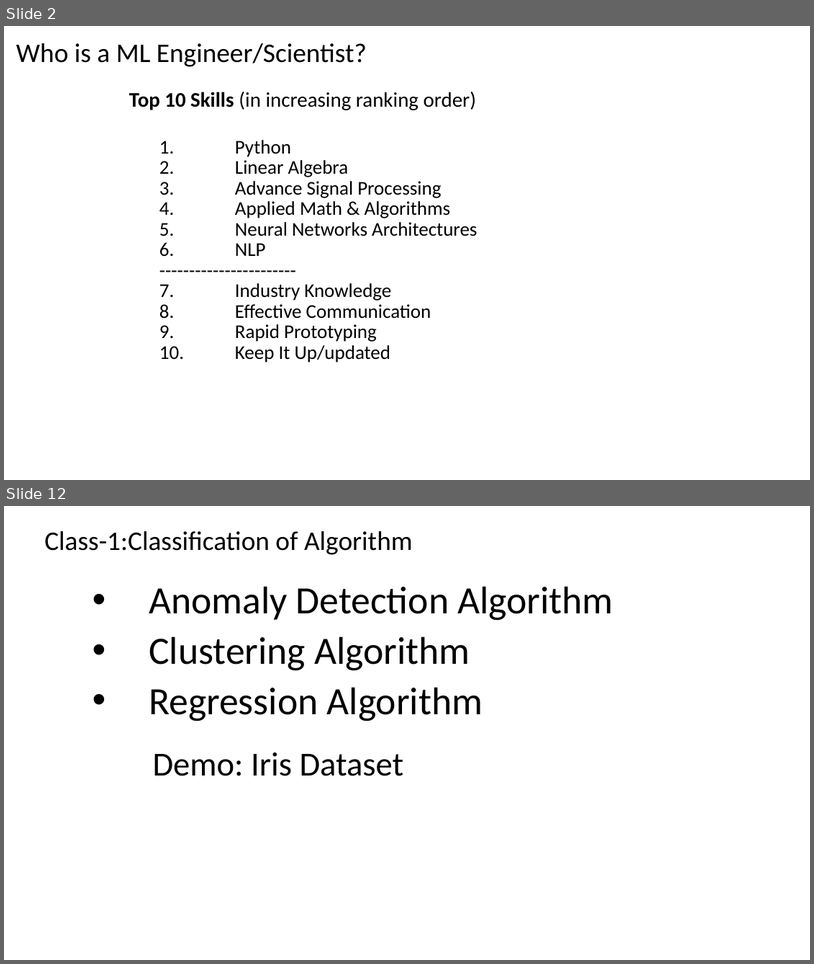
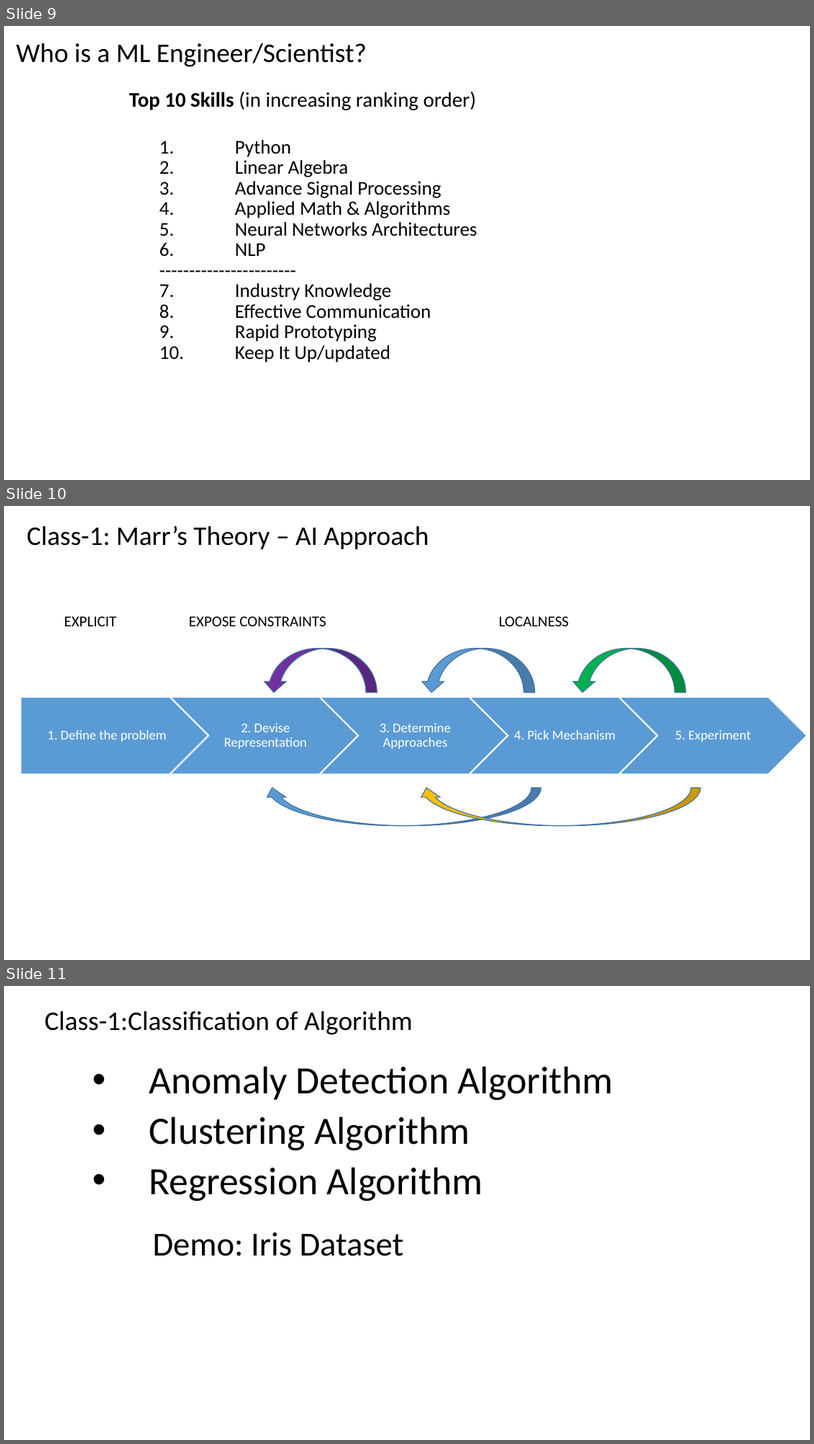
Before and after one commit to renshan2/accesspy, a slide deck: AI-ML-DL/Machine Learning.pptx. Shown one above the other, each under a label of ours: slides 2 and 12 before the commit, slides 9, 10 and 11 after it; the slides between them are not shown. The pictures are 814x964 and 814x1444 pixels, drawn with LibreOffice and Linux fonts; fonts in the diff are those of the drawing. Boxes give left, top, right and bottom in pixels: in the first picture for what was removed or moved away, otherwise in the second. Text is boxed around its words. In the diff, an @@ line names an element or a change of style, - is before the commit and + after.

```diff
--- a/AI-ML-DL/Machine Learning.pptx
+++ b/AI-ML-DL/Machine Learning.pptx
@@ slide 10 added at <box>4,506,810,960</box>, background #FFFFFF @@
@@ text added at <box>27,525,429,549</box>, 32 pt, text #000000 @@
+Class-1: Marr’s Theory – AI Approach
@@ text added at <box>64,616,117,626</box>, 18 pt, text #000000 @@
+EXPLICIT
@@ text added at <box>189,616,326,626</box>, 18 pt, text #000000 @@
+EXPOSE CONSTRAINTS
@@ text added at <box>499,616,569,626</box>, 18 pt, text #000000 @@
+LOCALNESS
@@ curved up arrow added at <box>263,648,377,692</box>, fill #7030A0, outline #43739E 1 pt @@
@@ curved up arrow added at <box>421,648,535,692</box>, fill #5B9BD5, outline #43739E 1 pt @@
@@ curved up arrow added at <box>572,648,687,692</box>, fill #00B050, outline #43739E 1 pt @@
@@ group added at <box>21,698,807,774</box>: 5 texts, 4 chevrons, 1 pentagon arrow @@
+1. Define the problem
+2. Devise Representation
+3. Determine Approaches
+4. Pick Mechanism
+5. Experiment
@@ curved up arrow added at <box>263,788,541,826</box>, fill #5B9BD5, outline #43739E 1 pt @@
@@ curved up arrow added at <box>417,788,701,826</box>, fill #FFC000, outline #43739E 1 pt @@
@@ what was slide 2 is now slide 9 @@
@@ what was slide 12 is now slide 11 @@
```
Also in this commit, not shown: 6 slides changed, 3 other slides added, 1 slide removed, 3 other files.
